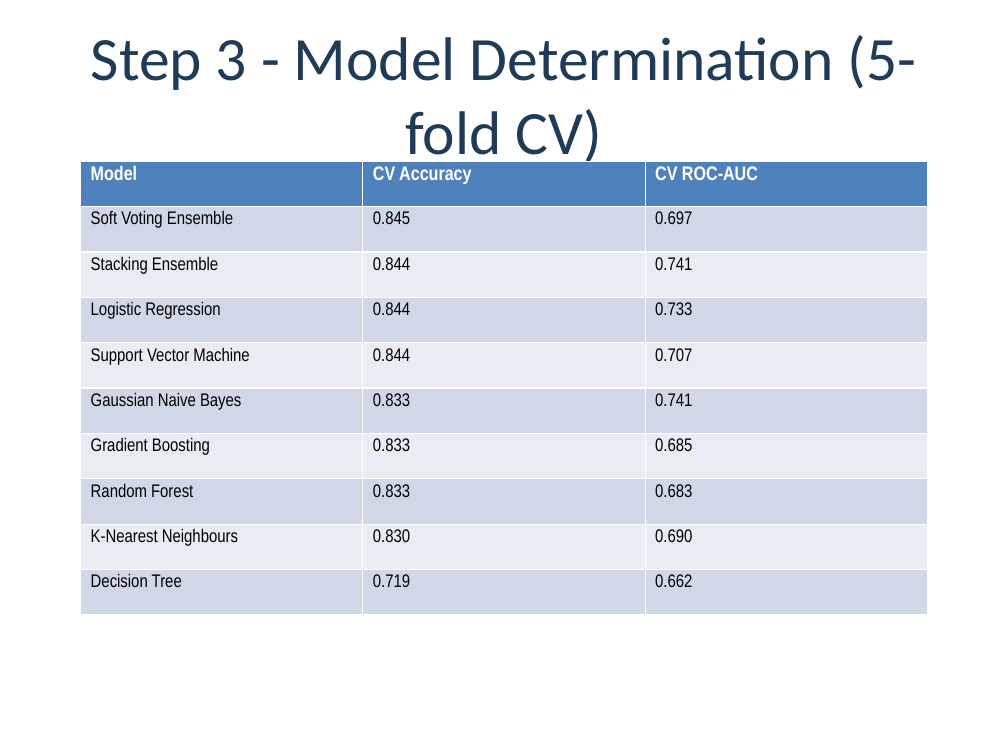
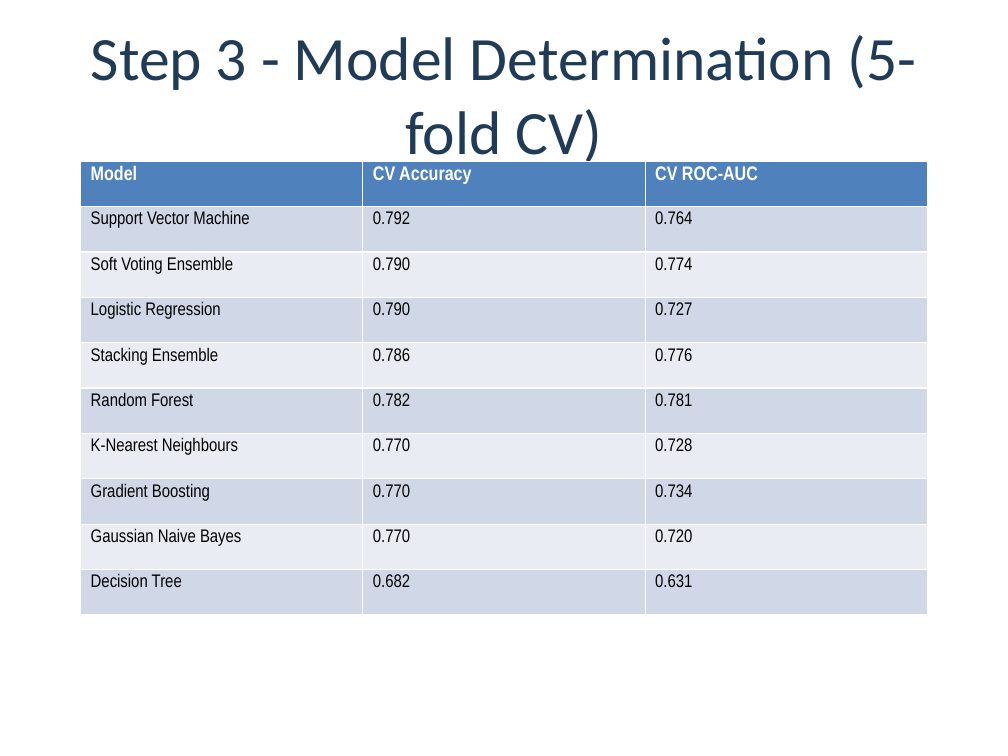
Before and after one commit to molisezx/-motz-loan-prediction-, a slide deck: slide 10 of presentation/DIAL3110_Loan_Prediction_Slides.pptx. Drawn at 1008x756 pixels with LibreOffice and Linux fonts; fonts in the diff are those of the drawing. Boxes give left, top, right and bottom in pixels: in the first picture for what was removed or moved away, otherwise in the second. Text is boxed around its words. In the diff, an @@ line names an element or a change of style, - is before the commit and + after.

```diff
--- a/presentation/DIAL3110_Loan_Prediction_Slides.pptx
+++ b/presentation/DIAL3110_Loan_Prediction_Slides.pptx
@@ table at [81,161,927,615] @@
-row 2: Soft Voting Ensemble | 0.845 | 0.697
+row 2: Support Vector Machine | 0.792 | 0.764
-row 3: Stacking Ensemble | 0.844 | 0.741
+row 3: Soft Voting Ensemble | 0.790 | 0.774
-row 4, column 2: 0.844
+row 4, column 2: 0.790
-row 4, column 3: 0.733
+row 4, column 3: 0.727
-row 5: Support Vector Machine | 0.844 | 0.707
+row 5: Stacking Ensemble | 0.786 | 0.776
-row 6: Gaussian Naive Bayes | 0.833 | 0.741
+row 6: Random Forest | 0.782 | 0.781
-row 7: Gradient Boosting | 0.833 | 0.685
+row 7: K-Nearest Neighbours | 0.770 | 0.728
-row 8: Random Forest | 0.833 | 0.683
+row 8: Gradient Boosting | 0.770 | 0.734
-row 9: K-Nearest Neighbours | 0.830 | 0.690
+row 9: Gaussian Naive Bayes | 0.770 | 0.720
-row 10, column 2: 0.719
+row 10, column 2: 0.682
-row 10, column 3: 0.662
+row 10, column 3: 0.631
```
Also in this commit, not shown: 6 other slides changed, 40 other files.
